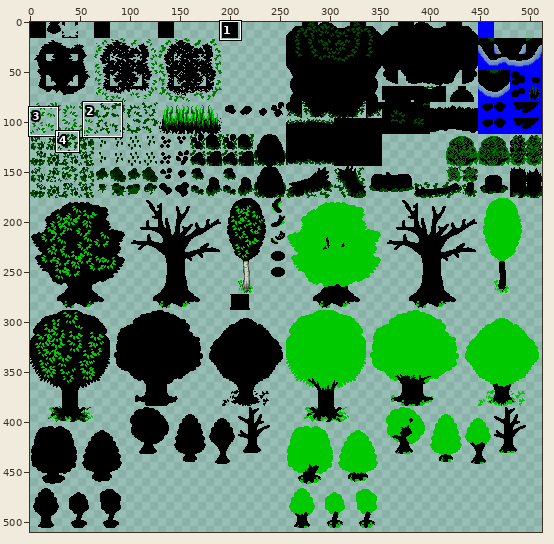
Sprite sheet: PhotoVs/PhotoVs.Platform.Android/content/tilesets/tileset_nature_mat.png. The picture above shows the old version from afar; the outline marks the close-up.
Close-up. Before the commit:
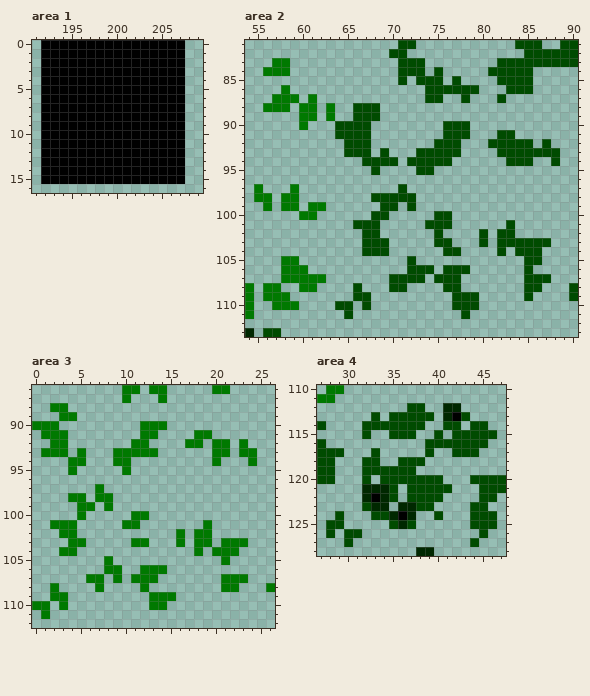
The file is 512x512 pixels. Shown: area 1: x 191..209, y 0..16; area 2: x 54..90, y 81..113; area 3: x 0..26, y 86..112; area 4: x 27..47, y 110..128. The wide view leaves out empty margins. The commit also changed other parts of the picture, which this record leaves out.
The same view after the edit:
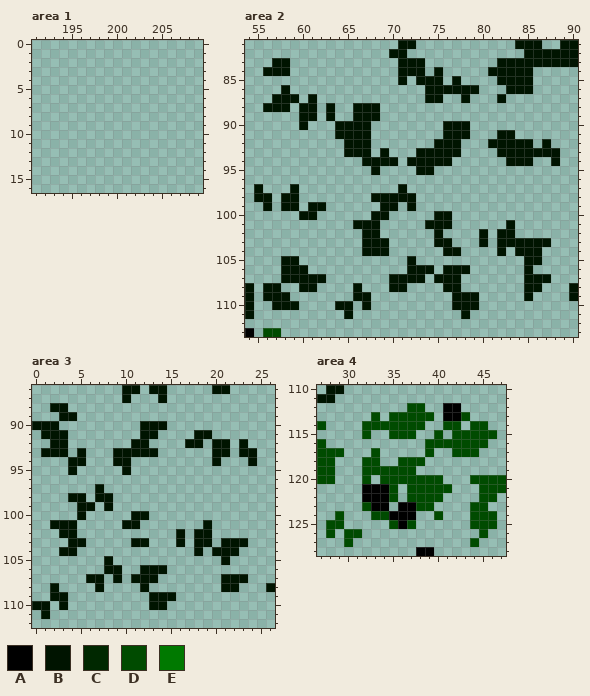
Palette (. is transparent): A #000000  B #001400  C #002800  D #004b00  E #007900
Diff:
Area 1:
y 0..15: x 192..207 AAAAAAAAAAAAAAAA -> ................
Area 2:
y 81: x 71..72 DD -> BB; x 84..86 DDD -> BBB; x 89..90 DD -> BB
y 82: x 70..71 DD -> BB; x 85..90 DDDDDD -> BBBBBB
y 83: x 57..58 EE -> BB; x 71..73 DDD -> BBB; x 82..90 DDDDDDDDD -> BBBBBBBBB
y 84: x 56..58 EEE -> BBB; x 71..73 DDD -> BBB; x 75 D -> B; x 81..85 DDDDD -> BBBBB
y 85: x 71 D -> B; x 73..75 DDD -> BBB; x 77 D -> B; x 82..85 DDDD -> BBBB
y 86: x 58 E -> B; x 74..79 DDDDDD -> BBBBBB; x 83..85 DDD -> BBB
y 87: x 57..59 EEE -> BBB; x 61 E -> B; x 74..75 DD -> BB; x 78 D -> B; x 82 D -> B
y 88: x 56..58 EEE -> BBB; x 60..61 EE -> BB; x 63 E -> B; x 66..68 DDD -> BBB
y 89: x 60..61 EE -> BB; x 63 E -> B; x 66..68 DDD -> BBB
y 90: x 60 E -> B; x 64..67 DDDD -> BBBB; x 76..78 DDD -> BBB
y 91: x 64..67 DDDD -> BBBB; x 76..78 DDD -> BBB; x 82..83 DD -> BB
y 92: x 65..67 DDD -> BBB; x 75..77 DDD -> BBB; x 81..85 DDDDD -> BBBBB; x 87 D -> B
y 93: x 65..67 DDD -> BBB; x 69 D -> B; x 73..77 DDDDD -> BBBBB; x 82..88 DDDDDDD -> BBBBBBB
y 94: x 67..70 DDDD -> BBBB; x 72..76 DDDDD -> BBBBB; x 83..85 DDD -> BBB; x 88 D -> B
y 95: x 68 D -> B; x 73..74 DD -> BB
y 97: x 55 E -> B; x 59 E -> B; x 71 D -> B
y 98: x 55..56 EE -> BB; x 58..59 EE -> BB; x 68..72 DDDDD -> BBBBB
y 99: x 56 E -> B; x 58..59 EE -> BB; x 61..62 EE -> BB; x 69..70 DD -> BB; x 72 D -> B
y 100: x 60..61 EE -> BB; x 68..69 DD -> BB; x 75..76 DD -> BB
y 101: x 66..68 DDD -> BBB; x 74..76 DDD -> BBB; x 83 D -> B
y 102: x 67..68 DD -> BB; x 75 D -> B; x 80 D -> B; x 82..83 DD -> BB
y 103: x 67..69 DDD -> BBB; x 75..76 DD -> BB; x 80 D -> B; x 82..87 DDDDDD -> BBBBBB
y 104: x 67..69 DDD -> BBB; x 76..77 DD -> BB; x 82 D -> B; x 84..86 DDD -> BBB
y 105: x 58..59 EE -> BB; x 72 D -> B; x 85..86 DD -> BB
y 106: x 58..60 EEE -> BBB; x 72..74 DDD -> BBB; x 76..78 DDD -> BBB; x 85 D -> B
y 107: x 58..62 EEEEE -> BBBBB; x 70..73 DDDD -> BBBB; x 75..77 DDD -> BBB; x 85..87 DDD -> BBB
y 108: x 54 E -> B; x 56..57 EE -> BB; x 60..61 EE -> BB; x 66 D -> B; x 70..71 DD -> BB; x 76..77 DD -> BB; x 85..86 DD -> BB; x 90 D -> B
y 109: x 54 E -> B; x 56..58 EEE -> BBB; x 66..67 DD -> BB; x 77..79 DDD -> BBB; x 85 D -> B; x 90 D -> B
y 110: x 54 E -> B; x 57..59 EEE -> BBB; x 64..65 DD -> BB; x 67 D -> B; x 77..79 DDD -> BBB
y 111: x 54 E -> B; x 65 D -> B; x 78 D -> B
y 113: x 54 C -> A
Area 3:
y 86: x 10..11 EE -> BB; x 13..14 EE -> BB; x 20..21 EE -> BB
y 87: x 10 E -> B; x 14 E -> B
y 88: x 2..3 EE -> BB
y 89: x 3..4 EE -> BB
y 90: x 0..2 EEE -> BBB; x 12..14 EEE -> BBB
y 91: x 1..3 EEE -> BBB; x 12..13 EE -> BB; x 18..19 EE -> BB
y 92: x 2..3 EE -> BB; x 11..12 EE -> BB; x 17..18 EE -> BB; x 20..21 EE -> BB; x 23 E -> B
y 93: x 1..3 EEE -> BBB; x 5 E -> B; x 9..13 EEEEE -> BBBBB; x 20..21 EE -> BB; x 23..24 EE -> BB
y 94: x 4..5 EE -> BB; x 9..10 EE -> BB; x 20 E -> B; x 24 E -> B
y 95: x 4 E -> B; x 10 E -> B
y 97: x 7 E -> B
y 98: x 4..5 EE -> BB; x 7..8 EE -> BB
y 99: x 5..6 EE -> BB; x 8 E -> B
y 100: x 5 E -> B; x 11..12 EE -> BB
y 101: x 2..4 EEE -> BBB; x 10..11 EE -> BB; x 19 E -> B
y 102: x 3..4 EE -> BB; x 16 E -> B; x 18..19 EE -> BB
y 103: x 4..5 EE -> BB; x 11..12 EE -> BB; x 16 E -> B; x 18..19 EE -> BB; x 21..23 EEE -> BBB
y 104: x 3..4 EE -> BB; x 18 E -> B; x 20..22 EEE -> BBB
y 105: x 8 E -> B; x 21 E -> B
y 106: x 8..9 EE -> BB; x 12..14 EEE -> BBB
y 107: x 6..7 EE -> BB; x 9 E -> B; x 11..13 EEE -> BBB; x 21..23 EEE -> BBB
y 108: x 2 E -> B; x 7 E -> B; x 12 E -> B; x 21..22 EE -> BB; x 26 E -> B
y 109: x 2..3 EE -> BB; x 13..15 EEE -> BBB
y 110: x 0..1 EE -> BB; x 3 E -> B; x 13..14 EE -> BB
y 111: x 1 E -> B
Area 4:
y 110: x 28..29 EE -> BB
y 111: x 27..28 EE -> BB
y 112: x 41..42 CC -> AA
y 113: x 41 C -> A
y 121: x 32..34 CCC -> AAA
y 122: x 32 C -> A; x 34 C -> A
y 123: x 33..34 CC -> AA; x 36..37 CC -> AA
y 124: x 35 C -> A; x 37 C -> A
y 125: x 36 C -> A
y 128: x 38..39 CC -> AA
Changed places in both close-ups, as pixel boxes (x1, y1, x2, y2):
erased: (41, 40, 185, 184)
changed: (245, 40, 578, 337)
changed: (32, 385, 275, 619)
changed: (317, 385, 344, 403)
changed: (443, 403, 461, 421)
changed: (362, 484, 434, 556)
